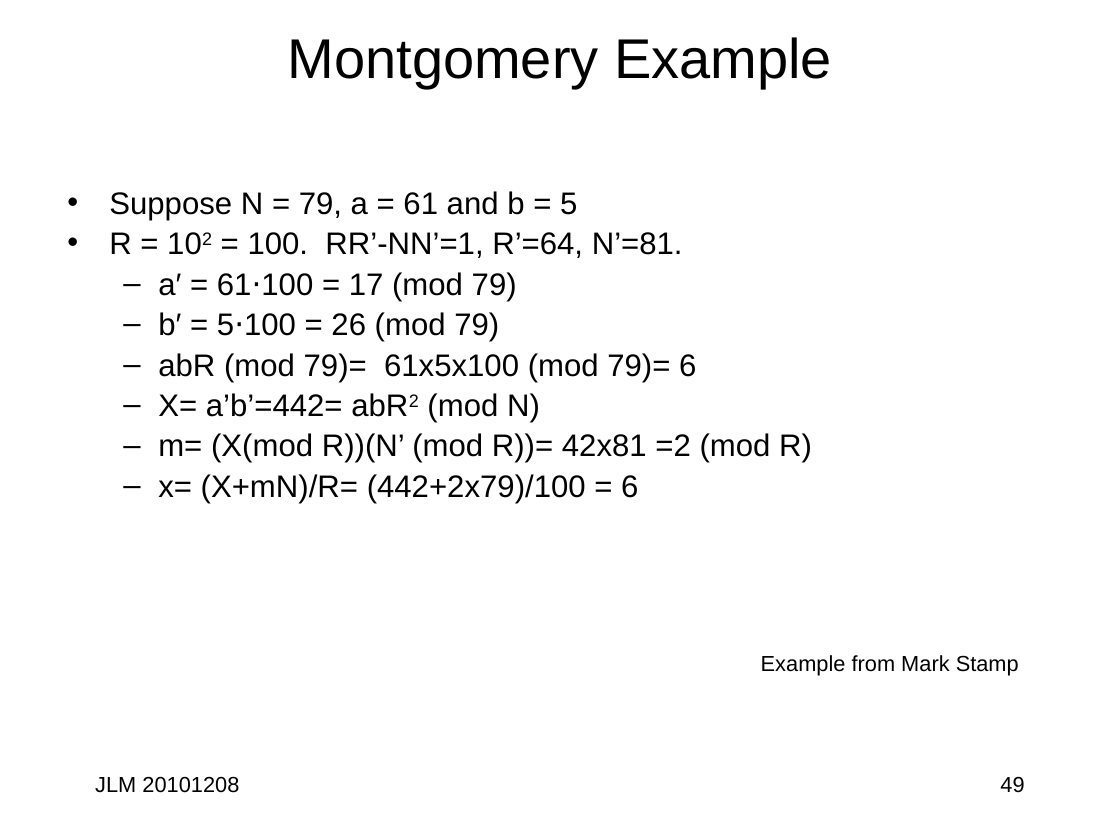
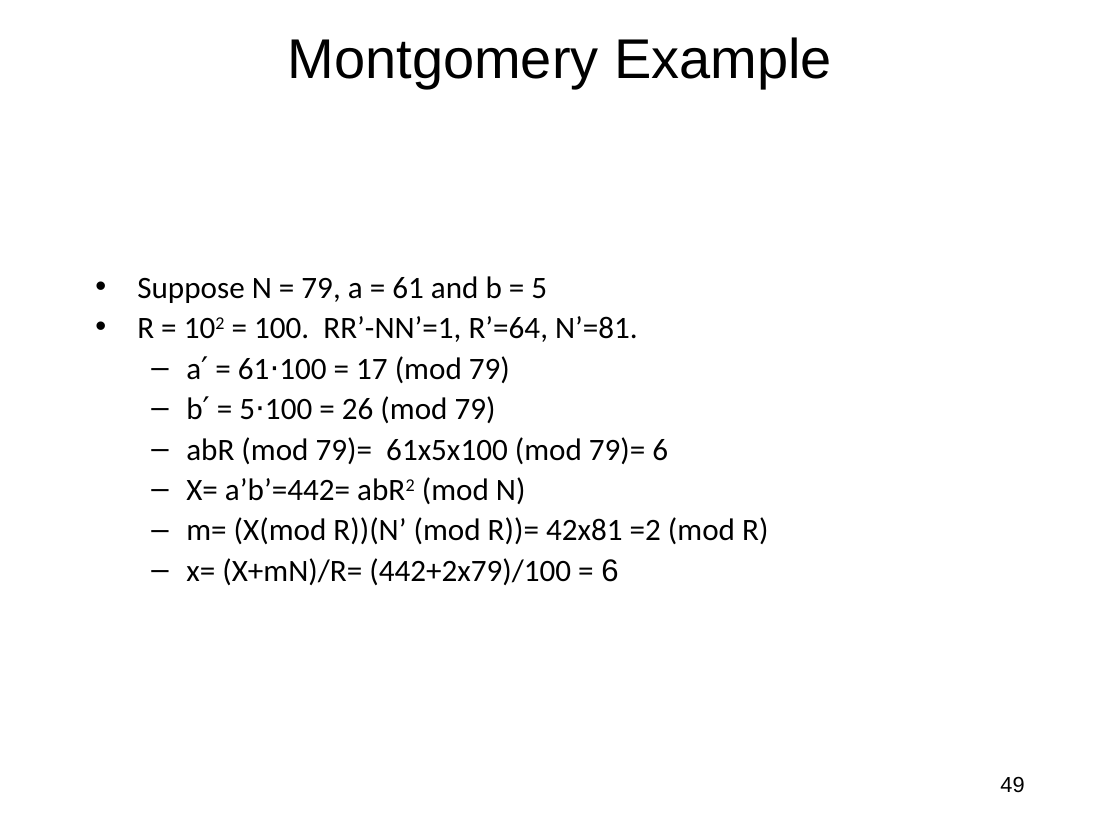
Before and after one commit to jlmucb/class_notes, a slide deck: slide 49 of BerkeleyClass/CS290Spring2013/Lectures/Cryptoclass7.pptx. Drawn at 1120x840 pixels with LibreOffice and Linux fonts; fonts in the diff are those of the drawing. Boxes give left, top, right and bottom in pixels: in the first picture for what was removed or moved away, otherwise in the second. Text is boxed around its words. In the diff, an @@ line names an element or a change of style, - is before the commit and + after.

```diff
--- a/BerkeleyClass/CS290Spring2013/Lectures/Cryptoclass7.pptx
+++ b/BerkeleyClass/CS290Spring2013/Lectures/Cryptoclass7.pptx
@@ text "Suppose N = 79, a ...": place and size @@
-text "Suppose N = 79, a ..." at [109, 191, 812, 503]
+text "Suppose N = 79, a ..." at [137, 276, 768, 585]
@@ text "Suppose N = 79, a ..." at [137, 276, 768, 585]: font Arial to Calibri @@
@@ text removed at [761, 655, 1019, 675] @@
-Example from Mark Stamp
@@ text removed at [95, 776, 239, 793] @@
-JLM 20101208
```
Also in this commit, not shown: 74 other slides changed, 1 slide added, 1 slide removed, 18 other files.
